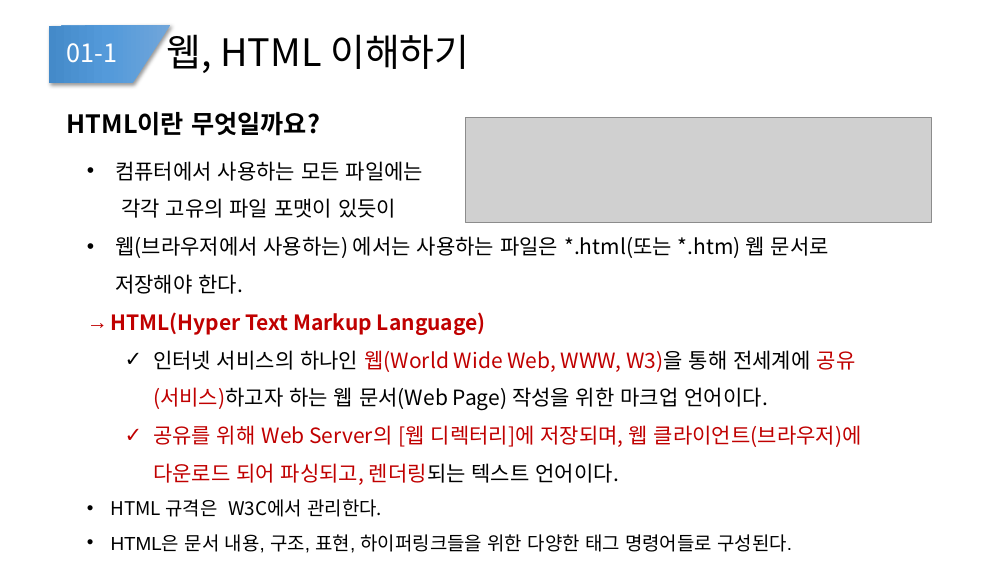
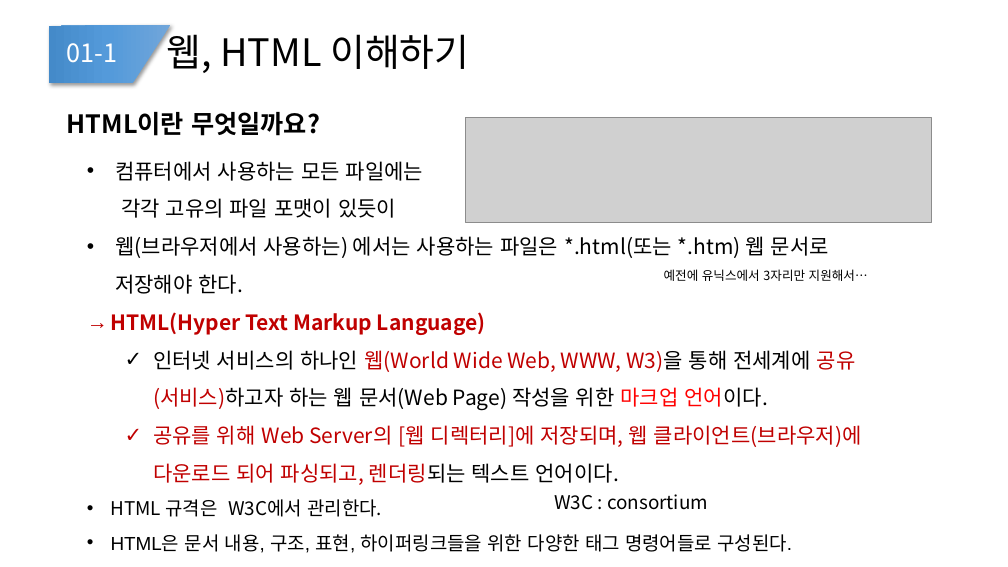
Before and after one commit to hojinWoo/eduagain, a slide deck: slide 4 of 3. HTML & CSS & JS/강의자료/02.HTML 소개 및 기본 구문.pptx. Drawn at 1008x567 pixels with LibreOffice and Linux fonts; fonts in the diff are those of the drawing; grey boxes stand for pictures; background and template pictures are left out. Boxes give left, top, right and bottom in pixels: in the first picture for what was removed or moved away, otherwise in the second. Text is boxed around its words. In the diff, an @@ line names an element or a change of style, - is before the commit and + after.

```diff
--- a/3. HTML & CSS & JS/강의자료/02.HTML 소개 및 기본 구문.pptx
+++ b/3. HTML & CSS & JS/강의자료/02.HTML 소개 및 기본 구문.pptx
@@ text added at [664,269,868,281], 12 pt, text #000000 @@
+예전에 유닉스에서 3자리만 지원해서…
@@ text at [153,350,856,411]: text colour #000000 to #FF0000 in "마크업 언어이다." @@
@@ text added at [554,494,708,510], 18 pt, text #000000 @@
+W3C : consortium
```
Also in this commit, not shown: 8 other files.
